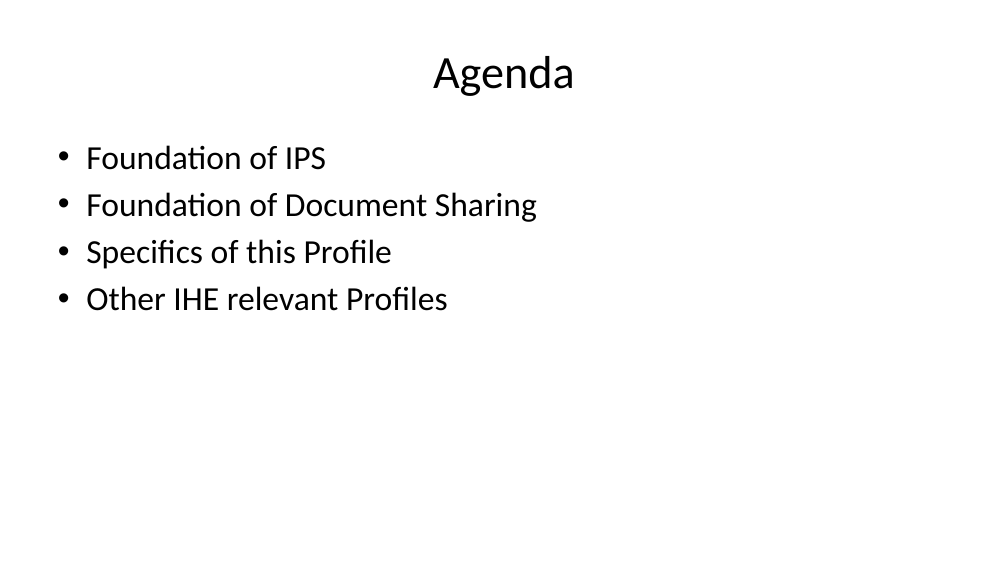
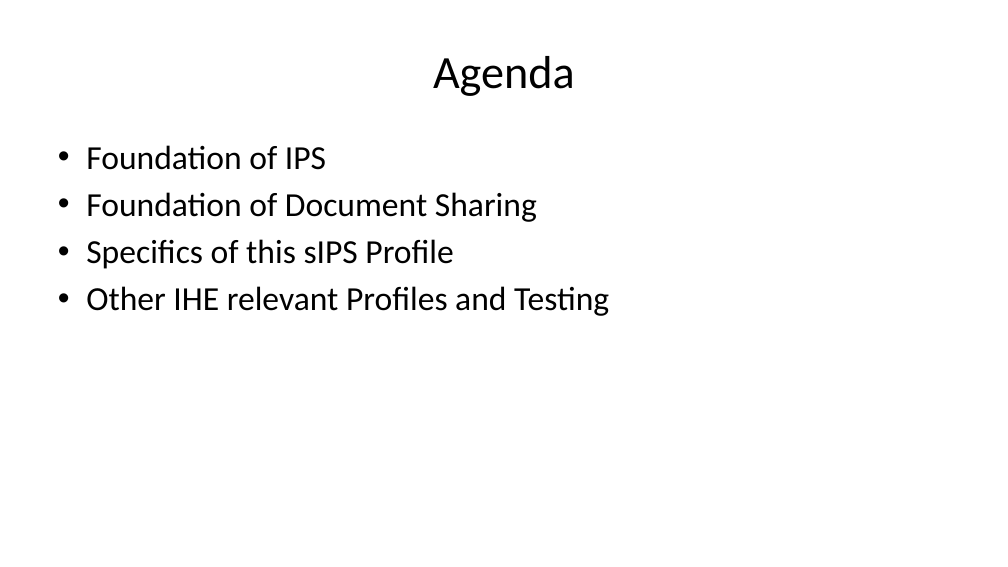
Before and after one commit to IHE/IT-Infrastructure, a slide deck: slide 2 of Presentations/IHE_ITI_sIPS.pptx. Drawn at 1008x567 pixels with LibreOffice and Linux fonts; fonts in the diff are those of the drawing; background and template pictures are left out. Boxes give left, top, right and bottom in pixels: in the first picture for what was removed or moved away, otherwise in the second. Text is boxed around its words. In the diff, an @@ line names an element or a change of style, - is before the commit and + after.

```diff
--- a/Presentations/IHE_ITI_sIPS.pptx
+++ b/Presentations/IHE_ITI_sIPS.pptx
@@ text at [86,239,609,316]: text changed @@
-• Specifics of this Profile
-• Other IHE relevant Profiles
+• Specifics of this sIPS Profile
+• Other IHE relevant Profiles and Testing
```
Also in this commit, not shown: 12 other slides changed, 8 slides added, 1 other file.
